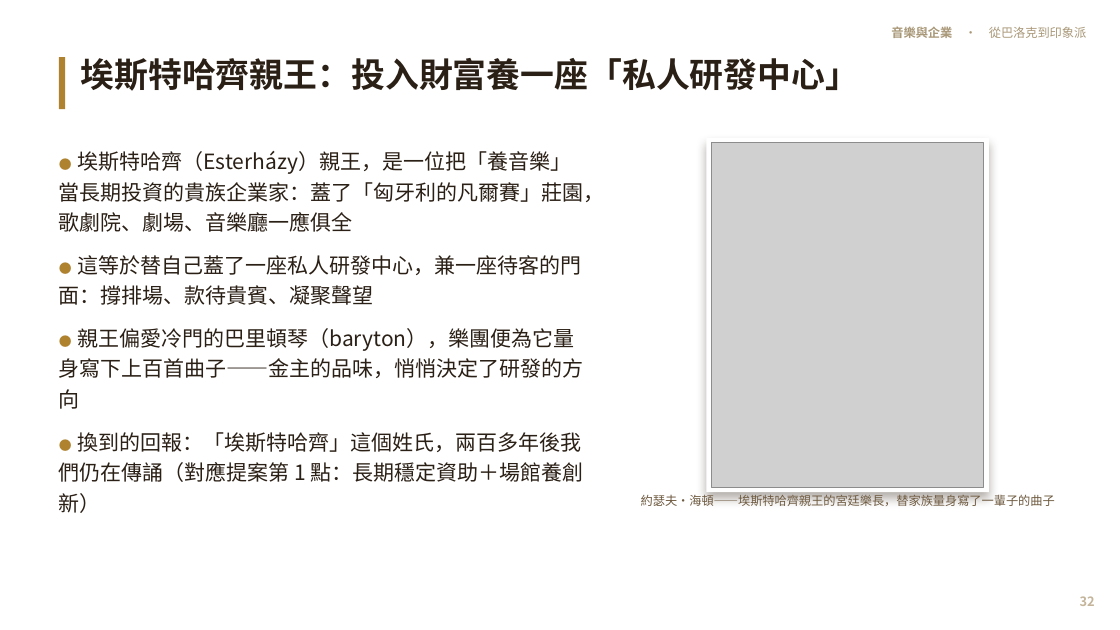
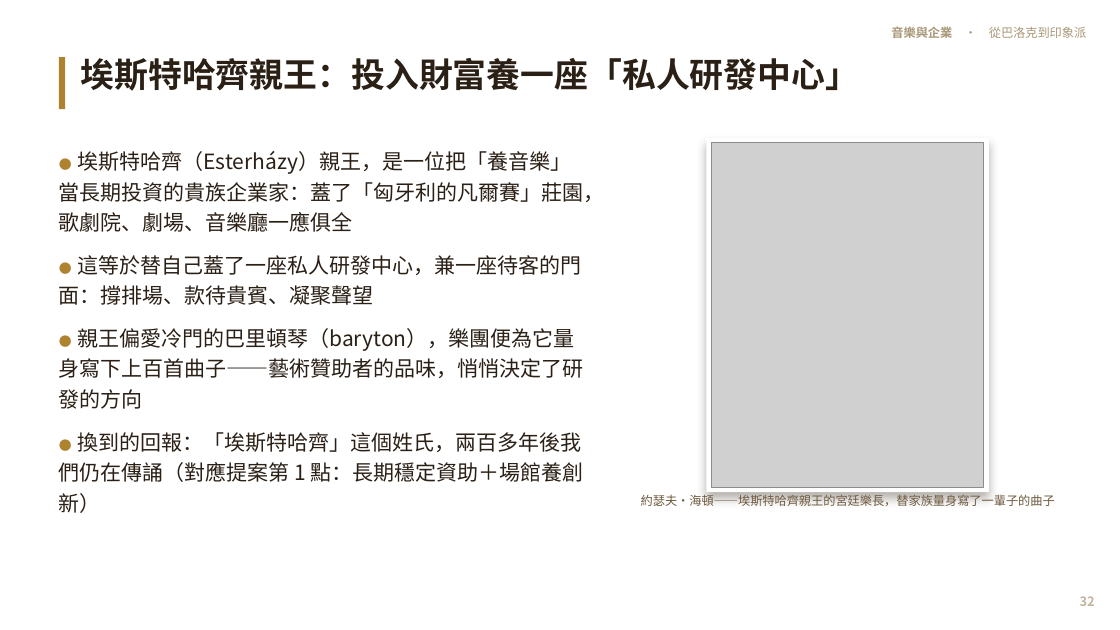
Before and after one commit to kblab2024/music-business-lecture, a slide deck: slide 32 of docs/downloads/音樂與企業-投影片.pptx. Drawn at 1120x630 pixels with LibreOffice and Linux fonts; fonts in the diff are those of the drawing; grey boxes stand for pictures. Boxes give left, top, right and bottom in pixels: in the first picture for what was removed or moved away, otherwise in the second. Text is boxed around its words. In the diff, an @@ line names an element or a change of style, - is before the commit and + after.

```diff
--- a/docs/downloads/音樂與企業-投影片.pptx
+++ b/docs/downloads/音樂與企業-投影片.pptx
@@ text at (59,328,584,409): text changed @@
-● 親王偏愛冷門的巴里頓琴（baryton），樂團便為它量身寫下上百首曲子——金主的品味，悄悄決定了研發的方向
+● 親王偏愛冷門的巴里頓琴（baryton），樂團便為它量身寫下上百首曲子——藝術贊助者的品味，悄悄決定了研發的方向
```
Also in this commit, not shown: 13 other slides changed, 7 other files.
